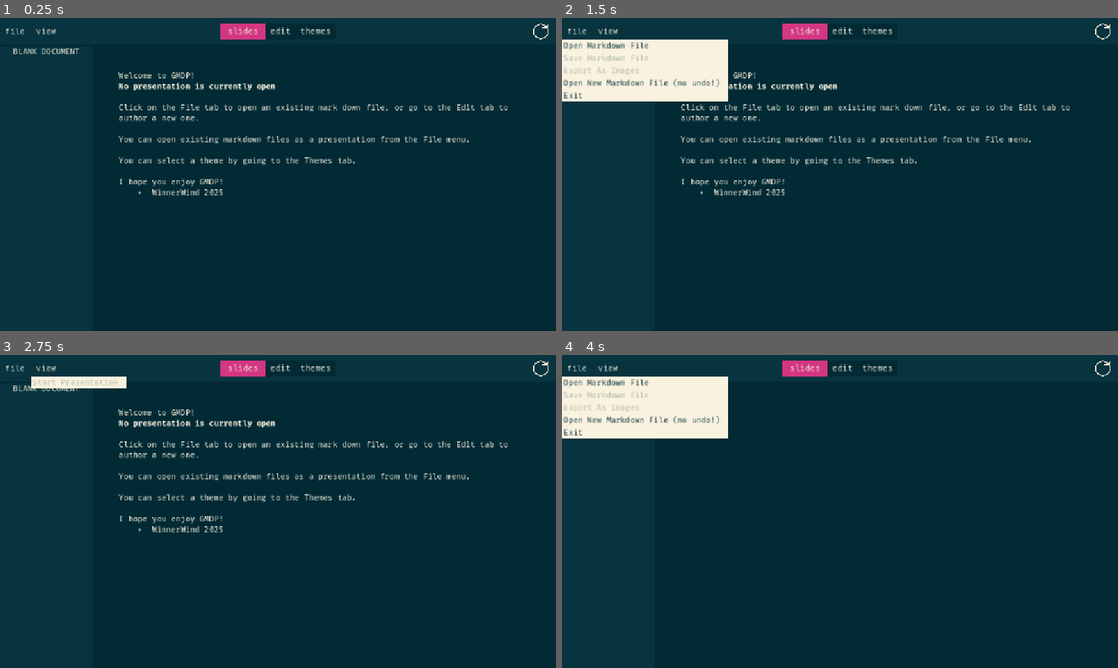
Above: before the commit, frames 1-4 (two rows, left to right).
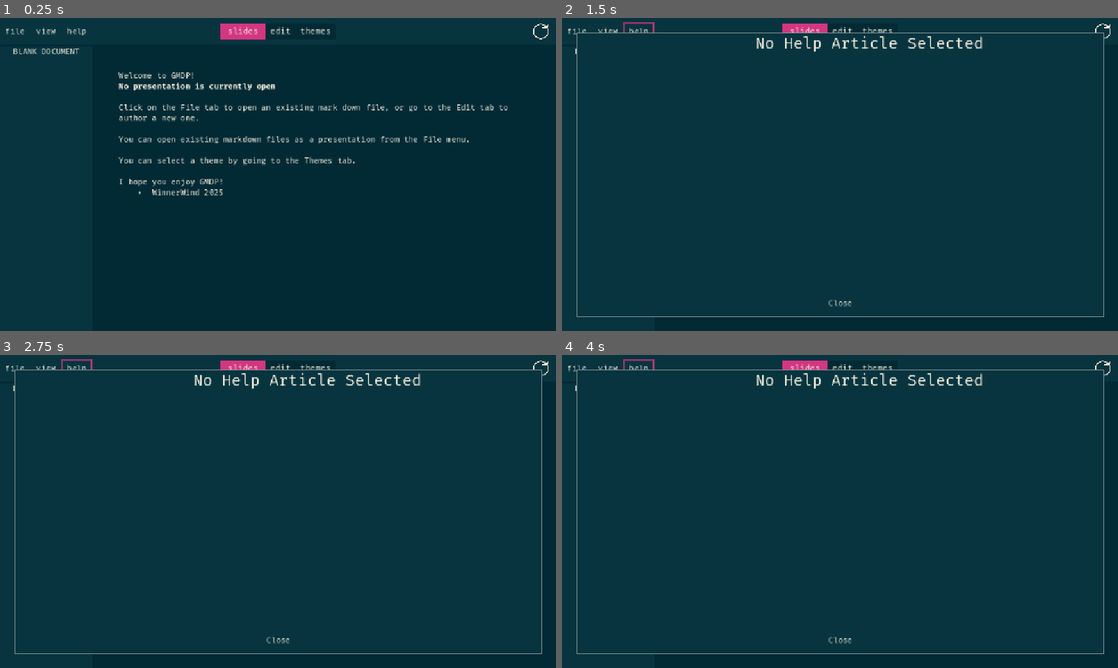
Above: after the commit, the same moments.

Repository: WinnerWind/gmdp
Game: Godot game, scene res://scenes/main.tscn
Same seed, same stepped clock (60 frames per second), same inputs: the game is played once before the commit and once after it.
Inputs (mouse positions are in pixels of both pictures, inside the frame that each line leads up to):
- Up to frame 1 (0.25 s): no input
- Up to frame 2 (1.5 s): click (639, 30) at 0.5 s, where only the run after the commit has a clickable "help"; click "file" at 1.25 s
- Up to frame 3 (2.75 s): click "view" at 2 s
- Up to frame 4 (4 s): click (1101, 367) at 2.75 s; click "file" at 3.5 s

The runs differ from the first frame. In frame 1, less than 0.1% of the frame differs, in the area x 12-16%, y 2-6%; in frame 2, 9.5%, in the area x 0-98%, y 1-96%; in frame 3, 4.6%; in frame 4, 7.4%.

Commit message:
Put a header in the help panel
looks cool lmao

Diff:
--- a/scenes/main.tscn
+++ b/scenes/main.tscn
@@ -85,6 +85,10 @@
 popup/item_0/disabled = true
 script = ExtResource("4_tefeu")
 
+[node name="help" type="Button" parent="NavSorter/Navbar/MarginContainer/Sorter/Left"]
+layout_mode = 2
+text = "help"
+
 [node name="Center" type="HBoxContainer" parent="NavSorter/Navbar/MarginContainer/Sorter"]
 layout_mode = 2
 size_flags_horizontal = 3
@@ -351,36 +355,55 @@
 layout_mode = 2
 text = "Close"
 
-[node name="Help Panel" type="MarginContainer" parent="." node_paths=PackedStringArray("tree", "content_label")]
+[node name="Help Panel" type="MarginContainer" parent="." node_paths=PackedStringArray("tree", "header_label", "content_label")]
 visible = false
 layout_mode = 2
 theme_type_variation = &"MarginsPopup"
 script = ExtResource("11_ya4ey")
-tree = NodePath("Panel/Sorter/Seperator/Tree")
-content_label = NodePath("Panel/Sorter/Seperator/Content")
+tree = NodePath("Panel/MarginContainer/Sorter/Seperator/Tree")
+header_label = NodePath("Panel/MarginContainer/Sorter/Seperator/Content/Header")
+content_label = NodePath("Panel/MarginContainer/Sorter/Seperator/Content/Main")
 docs_path = "res://docs"
 
 [node name="Panel" type="PanelContainer" parent="Help Panel"]
 layout_mode = 2
 theme_type_variation = &"PanelPopup"
 
-[node name="Sorter" type="VBoxContainer" parent="Help Panel/Panel"]
-layout_mode = 2
-
-[node name="Seperator" type="HBoxContainer" parent="Help Panel/Panel/Sorter"]
-layout_mode = 2
-size_flags_vertical = 3
-
-[node name="Tree" type="Tree" parent="Help Panel/Panel/Sorter/Seperator"]
-layout_mode = 2
-size_flags_horizontal = 3
-
-[node name="Content" type="RichTextLabel" parent="Help Panel/Panel/Sorter/Seperator"]
+[node name="MarginContainer" type="MarginContainer" parent="Help Panel/Panel"]
+layout_mode = 2
+
+[node name="Sorter" type="VBoxContainer" parent="Help Panel/Panel/MarginContainer"]
+layout_mode = 2
+
+[node name="Seperator" type="HBoxContainer" parent="Help Panel/Panel/MarginContainer/Sorter"]
+layout_mode = 2
+size_flags_vertical = 3
+
+[node name="Tree" type="Tree" parent="Help Panel/Panel/MarginContainer/Sorter/Seperator"]
+layout_mode = 2
+size_flags_horizontal = 3
+
+[node name="Content" type="VBoxContainer" parent="Help Panel/Panel/MarginContainer/Sorter/Seperator"]
 layout_mode = 2
 size_flags_horizontal = 3
 size_flags_stretch_ratio = 2.0
 
-[node name="Button" type="Button" parent="Help Panel/Panel/Sorter"]
+[node name="Header" type="RichTextLabel" parent="Help Panel/Panel/MarginContainer/Sorter/Seperator/Content"]
+layout_mode = 2
+size_flags_horizontal = 3
+size_flags_vertical = 3
+size_flags_stretch_ratio = 2.0
+theme_type_variation = &"LabelHeader"
+text = "No Help Article Selected"
+fit_content = true
+
+[node name="Main" type="RichTextLabel" parent="Help Panel/Panel/MarginContainer/Sorter/Seperator/Content"]
+layout_mode = 2
+size_flags_horizontal = 3
+size_flags_vertical = 3
+size_flags_stretch_ratio = 1000.0
+
+[node name="Button" type="Button" parent="Help Panel/Panel/MarginContainer/Sorter"]
 layout_mode = 2
 text = "Close"
 
@@ -430,6 +453,7 @@
 [connection signal="send_toast" from="." to="Toasts" method="send_toast"]
 [connection signal="id_pressed" from="NavSorter/Navbar/MarginContainer/Sorter/Left/file" to="." method="file_menu_functions"]
 [connection signal="id_pressed" from="NavSorter/Navbar/MarginContainer/Sorter/Left/view" to="." method="view_menu_functions"]
+[connection signal="pressed" from="NavSorter/Navbar/MarginContainer/Sorter/Left/help" to="Help Panel" method="show"]
 [connection signal="tab_clicked" from="NavSorter/Navbar/MarginContainer/Sorter/Center/Tabs" to="." method="_on_tabs_tab_changed"]
 [connection signal="pressed" from="NavSorter/Navbar/MarginContainer/Sorter/Right/Refresh" to="." method="refresh"]
 [connection signal="scroll_changed" from="NavSorter/Slides View/Main" to="." method="_on_main_scroll_changed"]
@@ -443,6 +467,6 @@
 [connection signal="file_selected" from="NavSorter/Save File" to="." method="save"]
 [connection signal="pressed" from="Warnings Panel/Panel/MarginContainer/Sorter/Button" to="Warnings Panel" method="hide"]
 [connection signal="pressed" from="Warnings Panel/Panel/MarginContainer/Sorter/Button" to="Warnings Panel" method="reset_warnings"]
-[connection signal="cell_selected" from="Help Panel/Panel/Sorter/Seperator/Tree" to="Help Panel" method="_on_tree_cell_selected"]
-[connection signal="pressed" from="Help Panel/Panel/Sorter/Button" to="Help Panel" method="hide"]
+[connection signal="cell_selected" from="Help Panel/Panel/MarginContainer/Sorter/Seperator/Tree" to="Help Panel" method="_on_tree_cell_selected"]
+[connection signal="pressed" from="Help Panel/Panel/MarginContainer/Sorter/Button" to="Help Panel" method="hide"]
 [connection signal="timeout" from="Toasts/Timer" to="Toasts" method="hide"]
--- a/scripts/ui/views/help_panel.gd
+++ b/scripts/ui/views/help_panel.gd
@@ -2,6 +2,7 @@
 class_name HelpPanel
 
 @export var tree:Tree
+@export var header_label:RichTextLabel
 @export var content_label:RichTextLabel
 @export_dir var docs_path:String
 
@@ -49,4 +50,5 @@
 	var file = FileAccess.open(absolute_path+"index.md", FileAccess.READ)
 	if not file: return
 
+	header_label.text = absolute_path.rsplit("/")[-2] #Gets path of parent dir
 	content_label.text = file.get_as_text()
